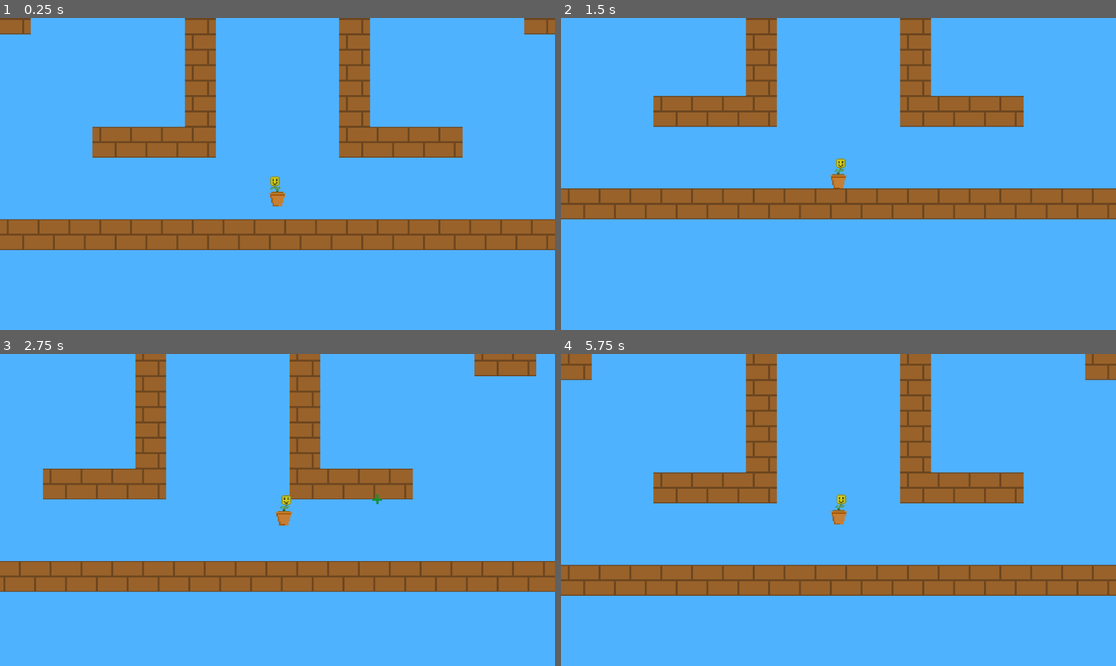
Above: before the commit, frames 1-4 (two rows, left to right).
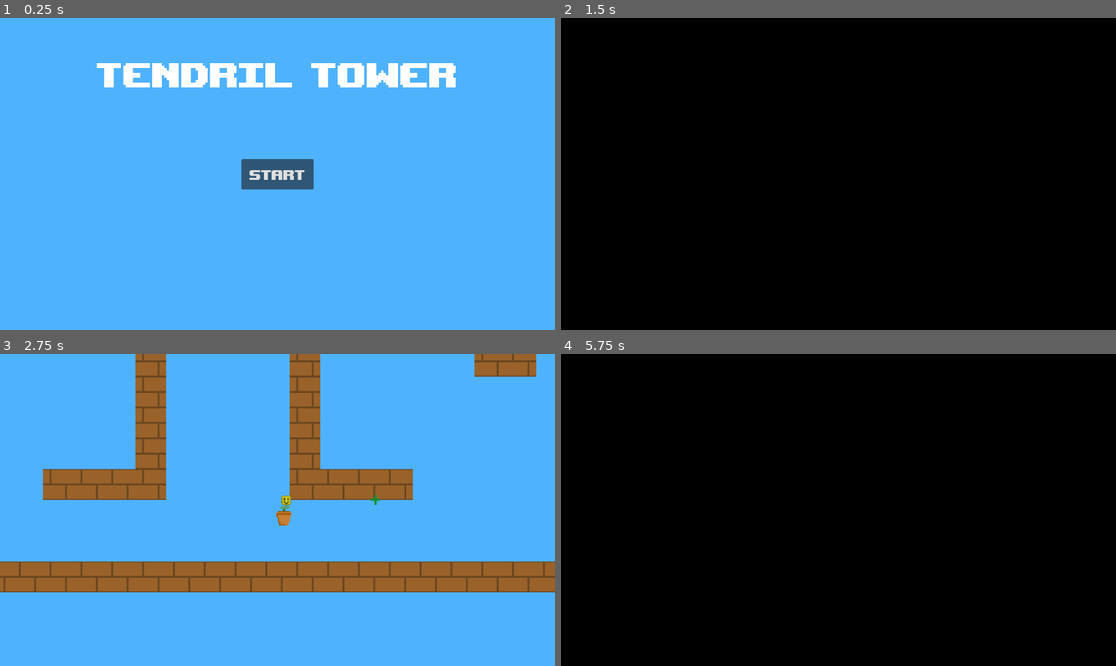
Above: after the commit, the same moments.

Repository: Joshanson527/Tendril-Tower
Game: Godot game, scene res://Scenes/ui.tscn
The game is run twice, just before and just after one commit, with the same random seed, the same clock (stepped at 60 frames per second) and the same inputs. Before the commit the project starts from res://Scenes/game.tscn. The engine's default icon, where the game draws it, is replaced by a stand-in: a white triangle on a blue panel in a dark square.
Inputs (mouse positions are in pixels of both pictures, inside the frame that each line leads up to):
- Up to frame 1 (0.25 s): no input
- Up to frame 2 (1.5 s): click (838, 174) at 0.5 s, where only the run after the commit has a clickable "Start"; click (838, 174) at 1.25 s, where only the run after the commit has a clickable "Start"
- Up to frame 3 (2.75 s): move the mouse to (399, 494) at 2.02 s; hold D (right) from 2.03 s (still down); click (399, 494) at 2.1 s; tap Space (jump) at 2.27, 2.3, 2.57 s
- Up to frame 4 (5.75 s): move the mouse to (727, 525) at 2.77 s; tap Space (jump) at 2.85, 3.02, 3.32, 3.8, 4.52, 4.82, 5.27, 5.3, 5.57 s; click (727, 525) at 3.05 s; move the mouse to (894, 441) at 3.52 s; release D (right) at 3.53 s; hold A (left) 3.53-4.28 s; tap Mouse wheel up (decrease_length) at 3.6 s; move the mouse to (810, 572) at 4.27 s; hold D (right) from 4.28 s (still down); tap W (decrease_length_key) at 4.35 s; click (810, 572) at 4.55 s; move the mouse to (1005, 556) at 5.02 s; click (1005, 556) at 5.1 s; tap R (reset) at 5.65 s

The runs differ from the first frame. In frame 1, 23% of the frame differs, in the area x 0-100%, y 0-75%; in frame 2, 100%, in the area x 0-100%, y 0-100%; in frame 3, 1.5%; in frame 4, 100%.

Commit message:
Started UI
Started implementing basic UI

Diff:
--- a/Scenes/game.tscn
+++ b/Scenes/game.tscn
@@ -1,7 +1,17 @@
-[gd_scene load_steps=5 format=4 uid="uid://c3pov7iy11n5i"]
+[gd_scene load_steps=12 format=4 uid="uid://c3pov7iy11n5i"]
 
 [ext_resource type="PackedScene" uid="uid://cd8ui778jcwa5" path="res://Scenes/player.tscn" id="1_qo5qs"]
 [ext_resource type="Texture2D" uid="uid://c6fite2qrlw4o" path="res://Assets/brick.png" id="2_rvyiv"]
+[ext_resource type="Script" path="res://Scripts/pause_menu.gd" id="3_q2vnv"]
+[ext_resource type="Shader" path="res://Scripts/blur.gdshader" id="3_q11j1"]
+[ext_resource type="Texture2D" uid="uid://b0oom6y5tw7li" path="res://Assets/icon.svg" id="4_eatly"]
+[ext_resource type="FontFile" uid="uid://b4qjra5pja0aa" path="res://Assets/upheavtt.ttf" id="5_o8e1m"]
+[ext_resource type="Script" path="res://Scripts/quit_button.gd" id="5_owtng"]
+[ext_resource type="Script" path="res://Scripts/game_transition.gd" id="7_2ufiu"]
+
+[sub_resource type="ShaderMaterial" id="ShaderMaterial_mdeka"]
+shader = ExtResource("3_q11j1")
+shader_parameter/lod = 0.0
 
 [sub_resource type="TileSetAtlasSource" id="TileSetAtlasSource_y7ekn"]
 texture = ExtResource("2_rvyiv")
@@ -14,11 +24,42 @@
 physics_layer_0/collision_layer = 1
 sources/1 = SubResource("TileSetAtlasSource_y7ekn")
 
-[node name="Node2D" type="Node2D"]
+[node name="World" type="Node2D"]
 
 [node name="Character" parent="." instance=ExtResource("1_qo5qs")]
 position = Vector2(0, -10)
 scale = Vector2(1.25, 1.25)
+
+[node name="PauseMenu" type="Control" parent="Character"]
+process_mode = 3
+layout_mode = 3
+anchors_preset = 0
+offset_left = -230.4
+offset_top = -141.6
+offset_right = -190.4
+offset_bottom = -101.6
+script = ExtResource("3_q2vnv")
+
+[node name="Blur" type="Sprite2D" parent="Character/PauseMenu"]
+z_index = 5
+material = SubResource("ShaderMaterial_mdeka")
+position = Vector2(-58.4, -129.6)
+scale = Vector2(24.0781, 22.7812)
+texture = ExtResource("4_eatly")
+
+[node name="Quit" type="Button" parent="Character/PauseMenu"]
+process_mode = 3
+z_index = 10
+layout_mode = 0
+offset_left = -150.0
+offset_top = 10.0
+offset_right = -2.0
+offset_bottom = 36.0
+scale = Vector2(0.75, 0.75)
+theme_override_fonts/font = ExtResource("5_o8e1m")
+theme_override_font_sizes/font_size = 20
+text = "Quit to title"
+script = ExtResource("5_owtng")
 
 [node name="Camera2D" type="Camera2D" parent="Character"]
 position = Vector2(0, -12)
@@ -26,6 +67,25 @@
 process_callback = 0
 position_smoothing_enabled = true
 
-[node name="TileMapLayer" type="TileMapLayer" parent="."]
+[node name="Transition" type="ColorRect" parent="Character"]
+z_index = 15
+anchors_preset = 8
+anchor_left = 0.5
+anchor_top = 0.5
+anchor_right = 0.5
+anchor_bottom = 0.5
+offset_left = -1000.0
+offset_top = -500.0
+offset_right = 1000.0
+offset_bottom = 500.0
+grow_horizontal = 2
+grow_vertical = 2
+color = Color(0, 0, 0, 1)
+script = ExtResource("7_2ufiu")
+
+[node name="TileMap" type="TileMapLayer" parent="."]
 tile_map_data = PackedByteArray("AAD6/wEAAQAAAAAAAAD7/wEAAQAAAAAAAAD8/wEAAQAAAAAAAAD9/wEAAQAAAAAAAAD+/wEAAQAAAAAAAAD//w …(2544 unchanged characters)…
 tile_set = SubResource("TileSet_j3xmp")
+
+[connection signal="pressed" from="Character/PauseMenu/Quit" to="Character/PauseMenu/Quit" method="_on_pressed"]
+[connection signal="pressed" from="Character/PauseMenu/Quit" to="Character/Transition" method="_on_quit_pressed"]
--- /dev/null
+++ b/Scenes/ui.tscn
@@ -0,0 +1,61 @@
+[gd_scene load_steps=5 format=3 uid="uid://gyuqs5n38mnv"]
+
+[ext_resource type="Script" path="res://Scripts/start_button.gd" id="1_7r064"]
+[ext_resource type="FontFile" uid="uid://b4qjra5pja0aa" path="res://Assets/upheavtt.ttf" id="1_n7osn"]
+[ext_resource type="Script" path="res://Scripts/menu_transition.gd" id="3_54vog"]
+
+[sub_resource type="LabelSettings" id="LabelSettings_iygiy"]
+font = ExtResource("1_n7osn")
+font_size = 100
+
+[node name="UI" type="Control"]
+layout_mode = 3
+anchors_preset = 15
+anchor_right = 1.0
+anchor_bottom = 1.0
+grow_horizontal = 2
+grow_vertical = 2
+
+[node name="Title" type="Label" parent="."]
+layout_mode = 1
+anchors_preset = 5
+anchor_left = 0.5
+anchor_right = 0.5
+offset_left = -576.0
+offset_right = 576.0
+offset_bottom = 228.0
+grow_horizontal = 2
+text = "Tendril Tower"
+label_settings = SubResource("LabelSettings_iygiy")
+horizontal_alignment = 1
+vertical_alignment = 1
+
+[node name="StartButton" type="Button" parent="."]
+layout_mode = 1
+anchors_preset = 8
+anchor_left = 0.5
+anchor_top = 0.5
+anchor_right = 0.5
+anchor_bottom = 0.5
+offset_left = -75.0
+offset_top = -31.5
+offset_right = 75.0
+offset_bottom = 31.5
+grow_horizontal = 2
+grow_vertical = 2
+theme_override_fonts/font = ExtResource("1_n7osn")
+theme_override_font_sizes/font_size = 40
+text = "Start"
+script = ExtResource("1_7r064")
+
+[node name="Transition" type="ColorRect" parent="."]
+z_index = 15
+layout_mode = 0
+offset_left = -424.0
+offset_top = -1053.0
+offset_right = 1576.0
+offset_bottom = -53.0
+color = Color(0, 0, 0, 1)
+script = ExtResource("3_54vog")
+
+[connection signal="pressed" from="StartButton" to="StartButton" method="_on_pressed"]
--- /dev/null
+++ b/Scripts/blur.gdshader
@@ -0,0 +1,10 @@
+shader_type canvas_item;
+
+uniform float lod: hint_range(0.0, 5) = 0.0;
+
+uniform sampler2D SCREEN_TEXTURE : hint_screen_texture, filter_linear_mipmap;
+
+void fragment(){
+	vec4 color = texture(SCREEN_TEXTURE, SCREEN_UV, lod);
+	COLOR = color;
+}
--- /dev/null
+++ b/Scripts/game_transition.gd
@@ -0,0 +1,21 @@
+extends ColorRect
+
+var in_pos: float = -500.0
+var out_pos: float = -1300.0
+var speed: float = 30.0
+
+func _ready():
+	slide_out()
+
+func slide_in():
+	while position.y < in_pos:
+		position.y += speed
+		await get_tree().create_timer(0.01).timeout
+
+func slide_out():
+	while position.y > out_pos:
+		position.y -= speed
+		await get_tree().create_timer(0.01).timeout
+
+func _on_quit_pressed() -> void:
+	slide_in()
--- a/Scripts/grapple_controller.gd
+++ b/Scripts/grapple_controller.gd
@@ -33,6 +33,7 @@
 
 func launch():
 	if ray.is_colliding():
+		rest_length = 60.0
 		launched = true
 		target = ray.get_collision_point()
 		rope.show()
@@ -40,7 +41,6 @@
 func retract():
 	launched = false
 	rope.hide()
-	rest_length = 60.0
 
 func handle_grapple(delta):
 	var target_dir = player.global_position.direction_to(target)
--- /dev/null
+++ b/Scripts/menu_transition.gd
@@ -0,0 +1,15 @@
+extends ColorRect
+
+var in_pos: float = -126.0
+var out_pos: float = -1050.0
+var speed: float = 30.0
+
+func slide_in():
+	while position.y < in_pos:
+		position.y += speed
+		await get_tree().create_timer(0.01).timeout
+
+func slide_out():
+	while position.y > out_pos:
+		position.y -= speed
+		await get_tree().create_timer(0.01).timeout
--- /dev/null
+++ b/Scripts/pause_menu.gd
@@ -0,0 +1,17 @@
+extends Control
+
+@onready var blur := $Blur
+@onready var quit_button := $Quit
+
+func _process(delta: float) -> void:
+	if Input.is_action_just_pressed("pause"):
+		var tree = get_tree()
+		if tree:
+			if !tree.paused:
+				blur.material.set_shader_parameter('lod', 1.5)
+				quit_button.slide_in()
+				tree.paused = true
+			else:
+				blur.material.set_shader_parameter('lod', 0.0)
+				quit_button.slide_out()
+				tree.paused = false
--- /dev/null
+++ b/Scripts/quit_button.gd
@@ -0,0 +1,21 @@
+extends Button
+
+var in_pos: float = 10.0
+var out_pos: float = -150.0
+var speed: float = 10.0
+
+func slide_in():
+	while position.x < in_pos:
+		position.x += speed
+		await get_tree().create_timer(0.01).timeout
+
+func slide_out():
+	while position.x > out_pos:
+		position.x -= speed
+		await get_tree().create_timer(0.01).timeout
+
+func _on_pressed() -> void:
+	await get_tree().create_timer(1).timeout
+	var tree = get_tree()
+	if tree:
+		tree.quit()
--- /dev/null
+++ b/Scripts/start_button.gd
@@ -0,0 +1,11 @@
+extends Button
+
+@onready var transition := $"../Transition"
+
+func _on_pressed() -> void:
+	transition.slide_in()
+	await get_tree().create_timer(1).timeout
+
+	var tree = get_tree()
+	if tree:
+		tree.change_scene_to_file("res://Scenes/game.tscn")
--- a/project.godot
+++ b/project.godot
@@ -11,7 +11,7 @@
 [application]
 
 config/name="Tendril Tower"
-run/main_scene="res://Scenes/game.tscn"
+run/main_scene="res://Scenes/ui.tscn"
 config/features=PackedStringArray("4.3", "GL Compatibility")
 config/icon="res://Assets/icon.svg"
 
@@ -93,6 +93,11 @@
 "events": [Object(InputEventKey,"resource_local_to_scene":false,"resource_name":"","device":-1,"window_id":0,"alt_press …(192 unchanged characters)…
 ]
 }
+pause={
+"deadzone": 0.5,
+"events": [Object(InputEventKey,"resource_local_to_scene":false,"resource_name":"","device":-1,"window_id":0,"alt_pressed":false,"shift_pressed":false,"ctrl_pressed":false,"meta_pressed":false,"pressed":false,"keycode":0,"physical_keycode":4194305,"key_label":0,"unicode":0,"location":0,"echo":false,"script":null)
+]
+}
 
 [rendering]
 
Binary file added: Assets/upheavtt.ttf
Not shown, added: Assets/upheavtt.ttf.import
